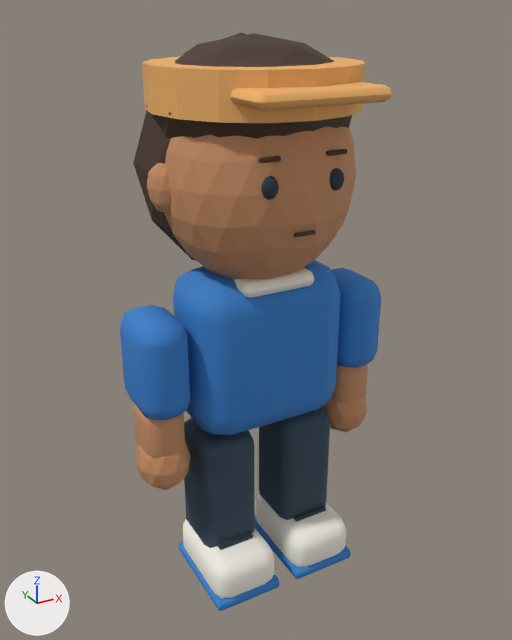
An edit to the Blender file assets/blender/xelograph-avatar.blend, drawn before and after from the same camera.
Both versions are drawn from a 50 mm lens placed at (-0.978, -1.774, 1.83), pointed at (0.0, 0.004, 0.941). The lights are fixed; the arrows at lower left show +X, +Y and +Z. The older version comes first.

Names of what the first picture shows: 'Cap_brim', 'Hair_bob', 'Hair_cap', 'Hair_short', 'Head', 'Sleeve_L', 'Sleeve_R', 'Sneaker_L', 'Sneaker_R', 'Torso', 'Trouser_L', 'Trouser_R' and 15 more.
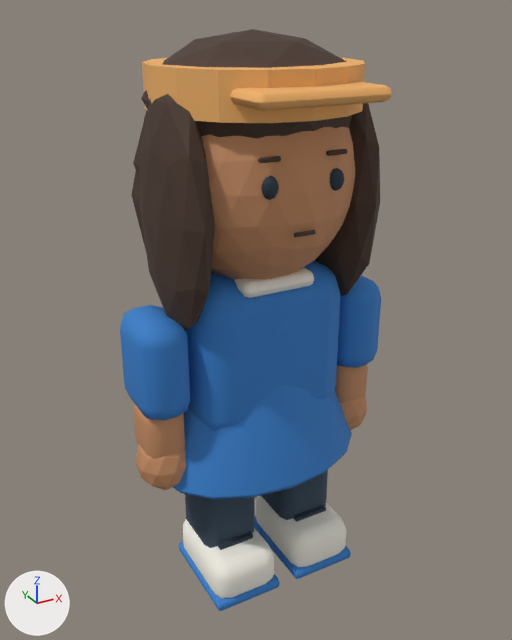
Location of each change, [x1, y1, x2, y2] in pixels of the pictures (512 x 640 px):
'Body_female_Skirt', added (blue)
    after: [173, 385, 352, 499]
'Hair_long_side', added (brown)
    after: [140, 94, 215, 330]
'Hair_long_side.001', added (brown)
    after: [315, 103, 380, 296]
'Hair_long_crown', added (brown)
    after: [141, 29, 347, 109]
'Hair_long_back', added (mostly hidden)
    after: [132, 32, 234, 274]
'Trouser_L', unchanged, covered by the edit
    before: [184, 418, 254, 548]
    after: [185, 494, 254, 548]
'Trouser_R', unchanged, covered by the edit
    before: [259, 407, 330, 520]
    after: [261, 470, 328, 520]
'Hair_short', unchanged, covered by the edit
    before: [146, 33, 352, 139]
    after: [196, 115, 352, 139]
'Hair_bob', unchanged, covered by the edit
    before: [133, 33, 247, 260]
    after: [133, 111, 147, 182]

The edits, one by one:
Mesh me_icosphere_289 is new.
It is an icosphere of 80 faces spanning x -0.95..0.95, y -1.0..1.0, z -1.0..1.0.
It uses material mat_avatarhair (brown #49362b).
Mesh me_icosphere_288 is new.
It is an icosphere of 80 faces spanning x -0.95..0.95, y -1.0..1.0, z -1.0..1.0.
It uses material mat_avatarhair (brown #49362b).
Mesh me_kerucut_110 is new.
It is a 16-sided cut cone along z (radius 0.36 at the low end, 0.225 at the high end) spanning x -0.36..0.36, y -0.36..0.36, z -0.17..0.17.
It uses material mat_avatarshirt (blue #367fcb).
Object 'Hair_long_side.001' (ob_hair_long_side_001) is new; it shows me_icosphere_289.
Its location is (0.265, -0.025, 1.32).
Its scale is (0.075, 0.19, 0.35).
Object 'Hair_long_side' (ob_hair_long_side) is new; it shows me_icosphere_288.
Its location is (-0.265, -0.025, 1.32).
Its scale is (0.075, 0.19, 0.35).
Object 'Hair_long_crown' (ob_hair_long_crown) is new; it shows me_icosphere_287.
Its location is (0.0, 0.02, 1.61).
Its scale is (0.31, 0.275, 0.17).
Object 'Hair_long_back' (ob_hair_long_back) is new; it shows me_icosphere_286.
Its location is (0.0, 0.135, 1.33).
Its scale is (0.325, 0.205, 0.44).
Object 'Body_female_Skirt' (ob_body_female_skirt) is new; it shows me_kerucut_110.
Its location is (0.0, 0.0, 0.63).
Its scale is (1.0, 0.68, 1.0).
It gains a BEVEL modifier named 'Soft hem'.
Modifier setting: width = 0.018.
Modifier setting: width_pct = 0.018.
It gains a WEIGHTED_NORMAL modifier named 'Hem normals'.
